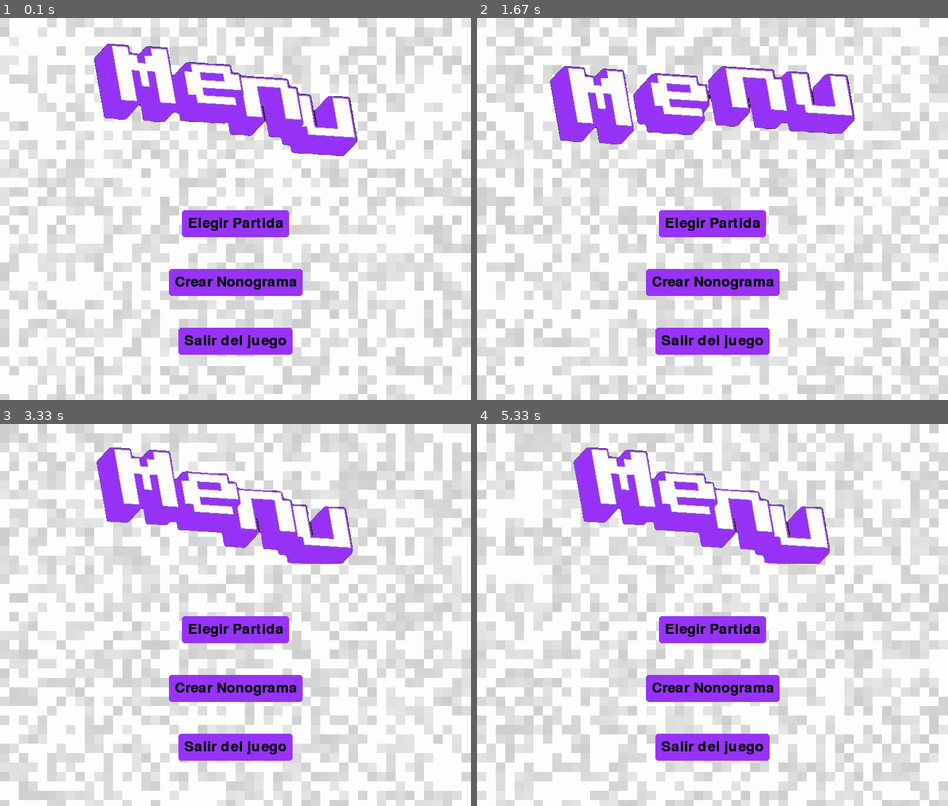
Above: before the commit, frames 1-4 (two rows, left to right).
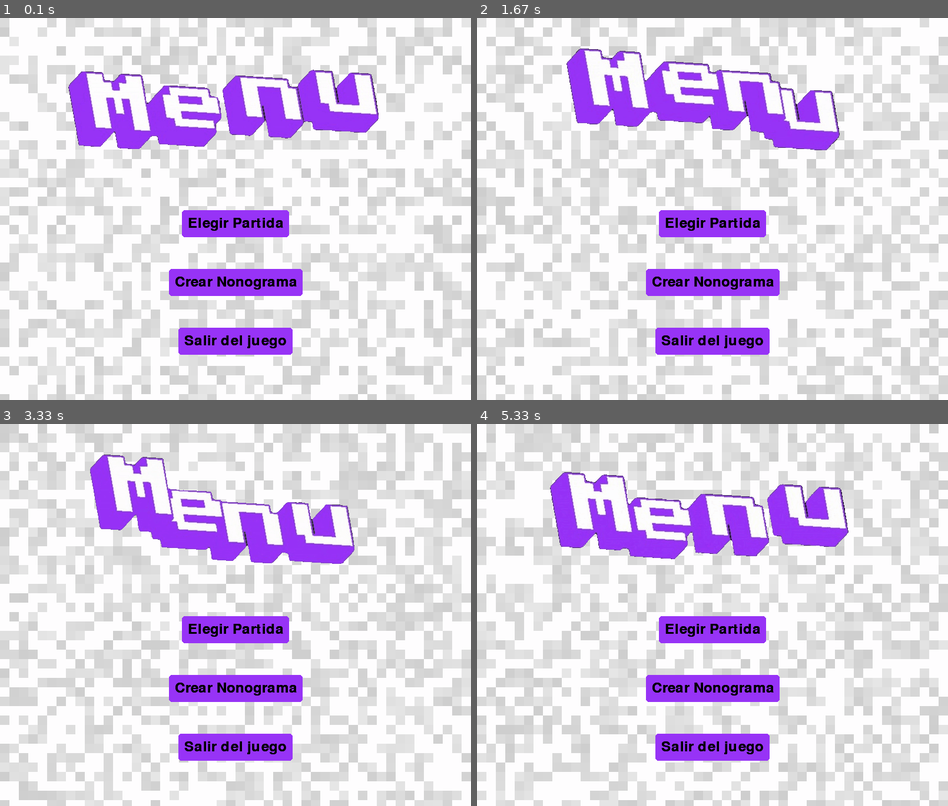
Above: after the commit, the same moments.

Repository: Diego-ipt/Pygame_nonograma
Game: pygame game, started from inicio.py
The game is run twice, just before and just after one commit, with the same random seed, the same clock (stepped at 60 frames per second) and the same inputs.
Inputs (mouse positions are in pixels of both pictures, inside the frame that each line leads up to):
- Up to frame 1 (0.1 s): no input
- Up to frame 2 (1.67 s): no input
- Up to frame 3 (3.33 s): no input
- Up to frame 4 (5.33 s): click (858, 607) at 4.88 s; click (811, 546) at 5.22 s

The runs differ from the first frame. In frame 1, 8.2% of the frame differs, in the area x 14-81%, y 6-37%; in frame 2, 8.5%; in frame 3, 6.1%; in frame 4, 9.5%, in the area x 15-79%, y 6-37%.

Commit message:
FPS gif menu arreglado

Diff:
--- a/nonograma_core/Ventanas/VentanaMenuPrincipal.py
+++ b/nonograma_core/Ventanas/VentanaMenuPrincipal.py
@@ -10,14 +10,17 @@
 
 
 #Funciones para dibujar el fondo del menu
-def mostrar_fotogramas(fotogramas, indice_fotograma, x, y, pantalla):
+def mostrar_fotogramas(fotogramas, indice_fotograma, contador, retraso, x, y, pantalla):
     if len(fotogramas) > 0:
+        if contador >= retraso:
+            indice_fotograma = (indice_fotograma + 1) % len(fotogramas)
+            contador = 0
         pantalla.blit(fotogramas[indice_fotograma], (x, y))
-        indice_fotograma = (indice_fotograma + 1) % len(fotogramas)
-        return indice_fotograma
+        contador += 1
+        return indice_fotograma, contador
     else:
         print("Error: No se han cargado los fotogramas")
-        return indice_fotograma
+        return indice_fotograma, contador
 
 
 def dibujar_grid(pantalla, filas, columnas, tamano_celda, color_activo, color_inactivo, grid_estado):
@@ -48,6 +51,8 @@
         self.menu = self.asset.cargar_fotogramas("menu")
         self.indice_fotograma_menu = 0
         self.grid_estado = [[False for _ in range(50)] for _ in range(50)]
+        self.contador_fotogramas = 0
+        self.retraso_fotogramas = 10
 
         self.boton_elegir_partida = Boton(image=None, pos=(ANCHO_PANTALLA / 2, 350), text_input="Elegir Partida", font=pygame.font.SysFont(None, 36), base_color=VIOLETA_MENU, hover_color=FUCSIA)
         self.boton_crear_nonograma = Boton(image=None, pos=(ANCHO_PANTALLA / 2, 450), text_input="Crear Nonograma", font=pygame.font.SysFont(None, 36), base_color=VIOLETA_MENU, hover_color=FUCSIA)
@@ -58,7 +63,7 @@
             actualizar_grid(self.grid_estado)
             self.pantalla.fill(BLANCO)
             dibujar_grid(self.pantalla, 50, 50, 16, NEGRO, BLANCO_MENU, self.grid_estado)
-            self.indice_fotograma_menu = mostrar_fotogramas(self.menu, self.indice_fotograma_menu, 75, 0, self.pantalla)
+            self.indice_fotograma_menu, self.contador_fotogramas = mostrar_fotogramas(self.menu, self.indice_fotograma_menu, self.contador_fotogramas, self.retraso_fotogramas,75, 0, self.pantalla)
 
             menu_mouse_pos = pygame.mouse.get_pos()
 
